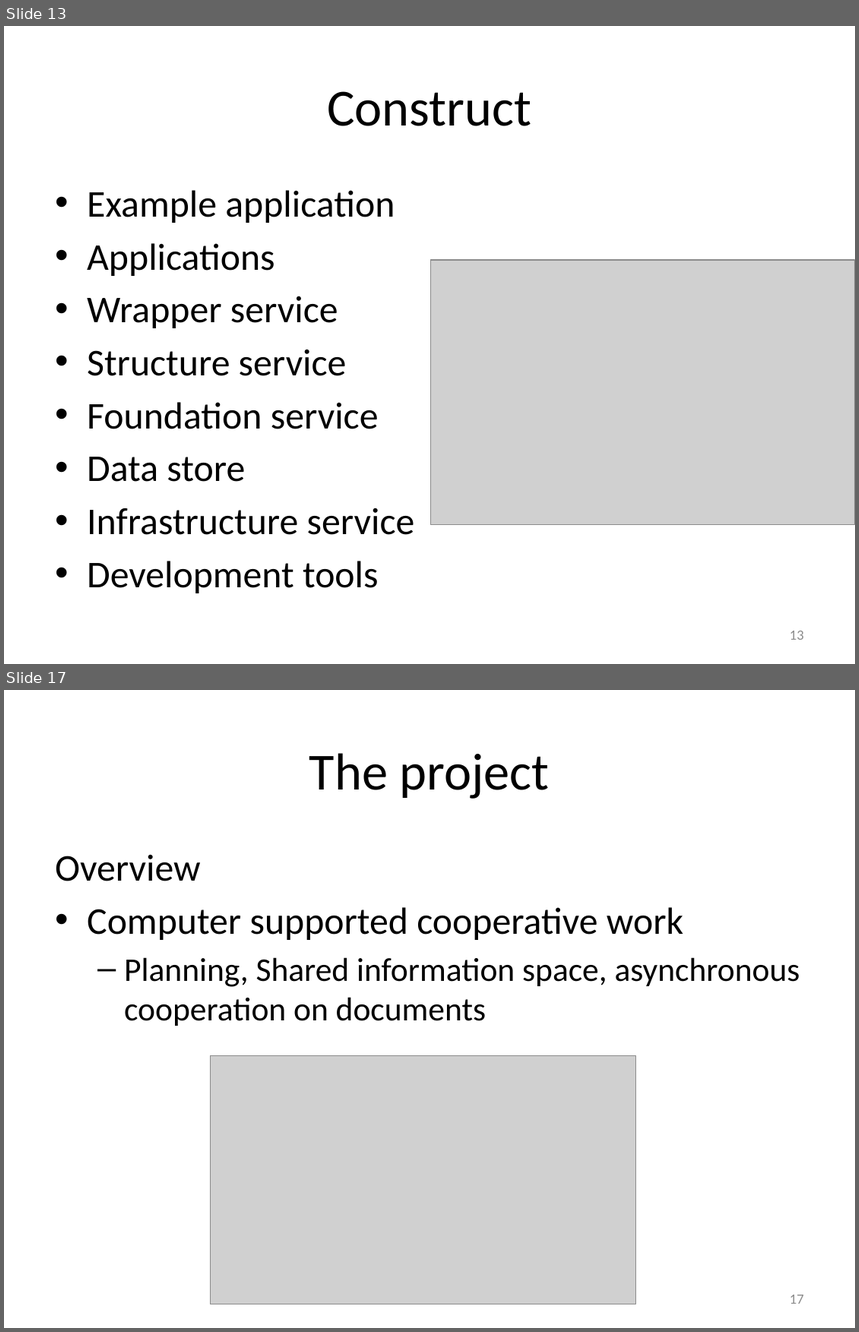
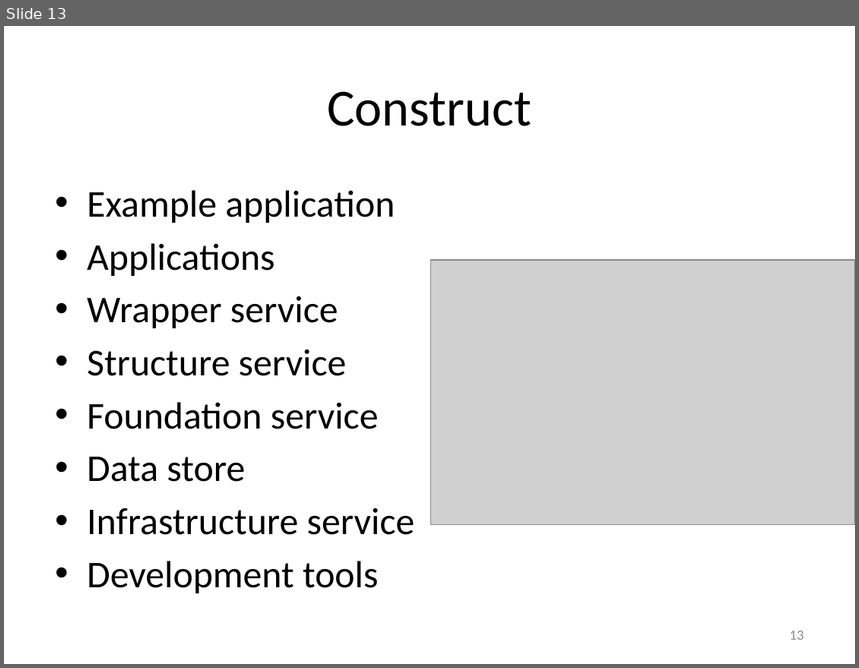
Before and after one commit to isurup/kalle-martin-group, a slide deck: SSE3/MartinPresentation/SSE3_3.pptx. Shown one above the other, each under a label of ours: slides 13 and 17 before the commit, slide 13 after it; the slides between them are not shown. The pictures are 859x1332 and 859x668 pixels, drawn with LibreOffice and Linux fonts; fonts in the diff are those of the drawing; grey boxes stand for pictures. Boxes give left, top, right and bottom in pixels: in the first picture for what was removed or moved away, otherwise in the second. Text is boxed around its words. In the diff, an @@ line names an element or a change of style, - is before the commit and + after.

```diff
--- a/SSE3/MartinPresentation/SSE3_3.pptx
+++ b/SSE3/MartinPresentation/SSE3_3.pptx
@@ slide 17 removed at (x1=4, y1=690, x2=855, y2=1328), background #FFFFFF @@
@@ title removed at (x1=310, y1=753, x2=550, y2=799) @@
-The project
@@ text removed at (x1=55, y1=854, x2=800, y2=1026) @@
-Overview
-• Computer supported cooperative work
-  – Planning, Shared information space, asynchronous cooperation on documents
@@ picture removed at (x1=210, y1=1056, x2=636, y2=1305) @@
@@ page number removed at (x1=790, y1=1295, x2=804, y2=1304) @@
-17
```
Also in this commit, not shown: 2 slides changed, 4 other slides removed, 3 other files.
